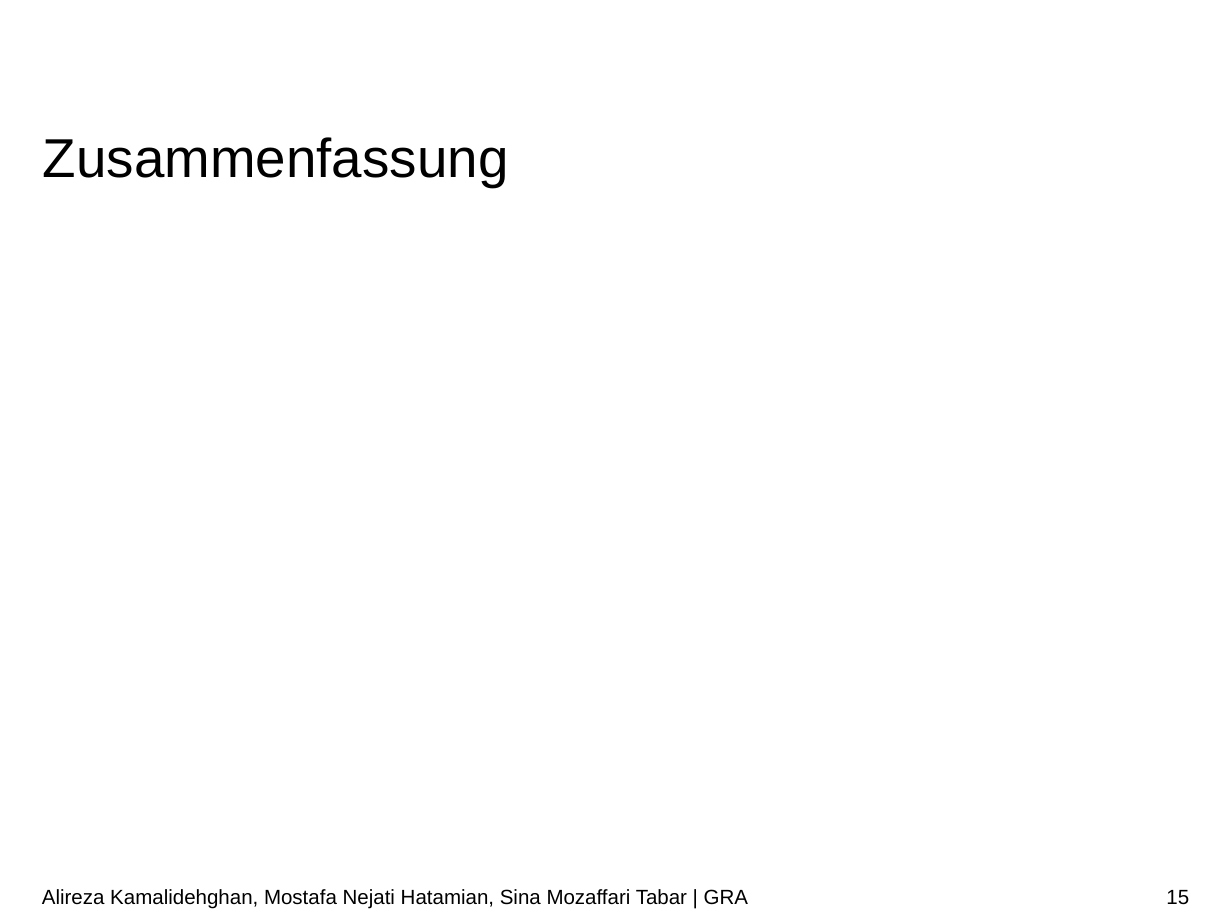
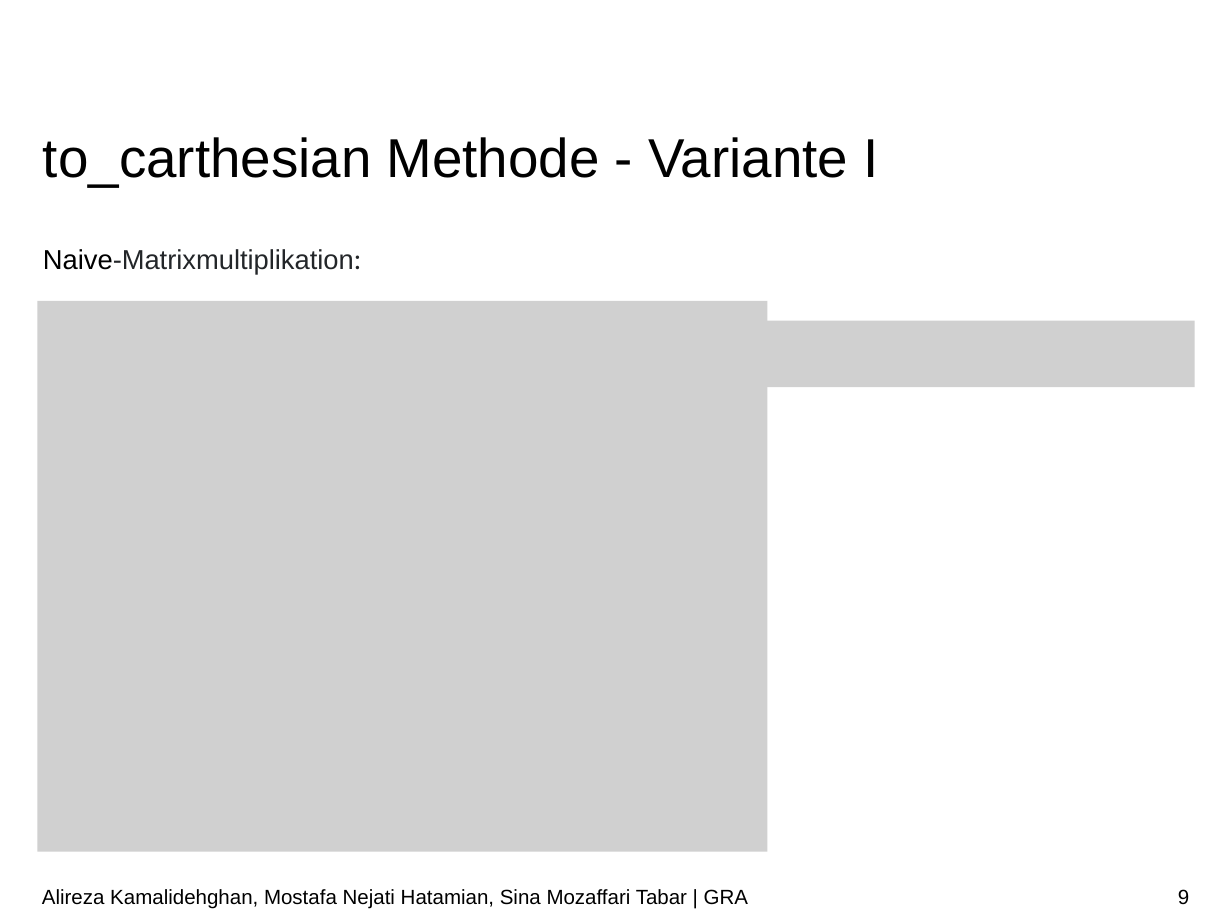
Before and after one commit to ARKamaliD/bm1pi-conversion, a slide deck: slide 9 of Vortrag/Vortrag.pptx (slide 15 before the commit). Drawn at 1232x924 pixels with LibreOffice and Linux fonts; fonts in the diff are those of the drawing; grey boxes stand for pictures; background and template pictures are left out. Boxes give left, top, right and bottom in pixels: in the first picture for what was removed or moved away, otherwise in the second. Text is boxed around its words. In the diff, an @@ line names an element or a change of style, - is before the commit and + after.

```diff
--- a/Vortrag/Vortrag.pptx
+++ b/Vortrag/Vortrag.pptx
@@ title at <box>43,137,878,187</box>: text changed @@
-Zusammenfassung
+to_carthesian Methode - Variante I
@@ text added at <box>43,249,361,275</box>, 16 pt, text #232629 @@
+Naive-Matrixmultiplikation:
@@ picture added at <box>37,301,768,851</box> @@
@@ picture added at <box>719,320,1195,387</box> @@
@@ page number at <box>1178,889,1189,904</box>: text changed @@
-15
+9
```
Also in this commit, not shown: 2 other slides changed, 2 slides added, 1 slide removed.
